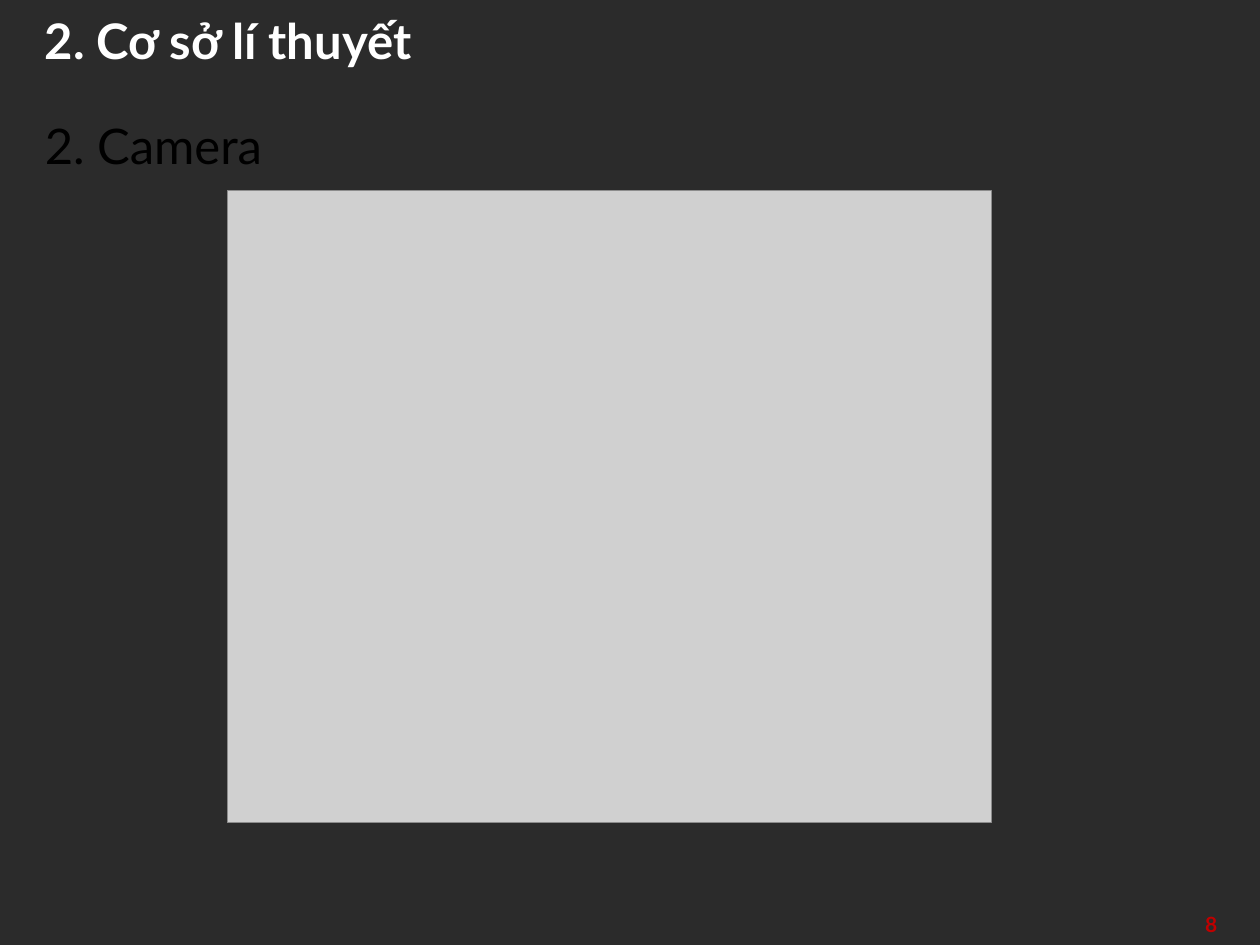
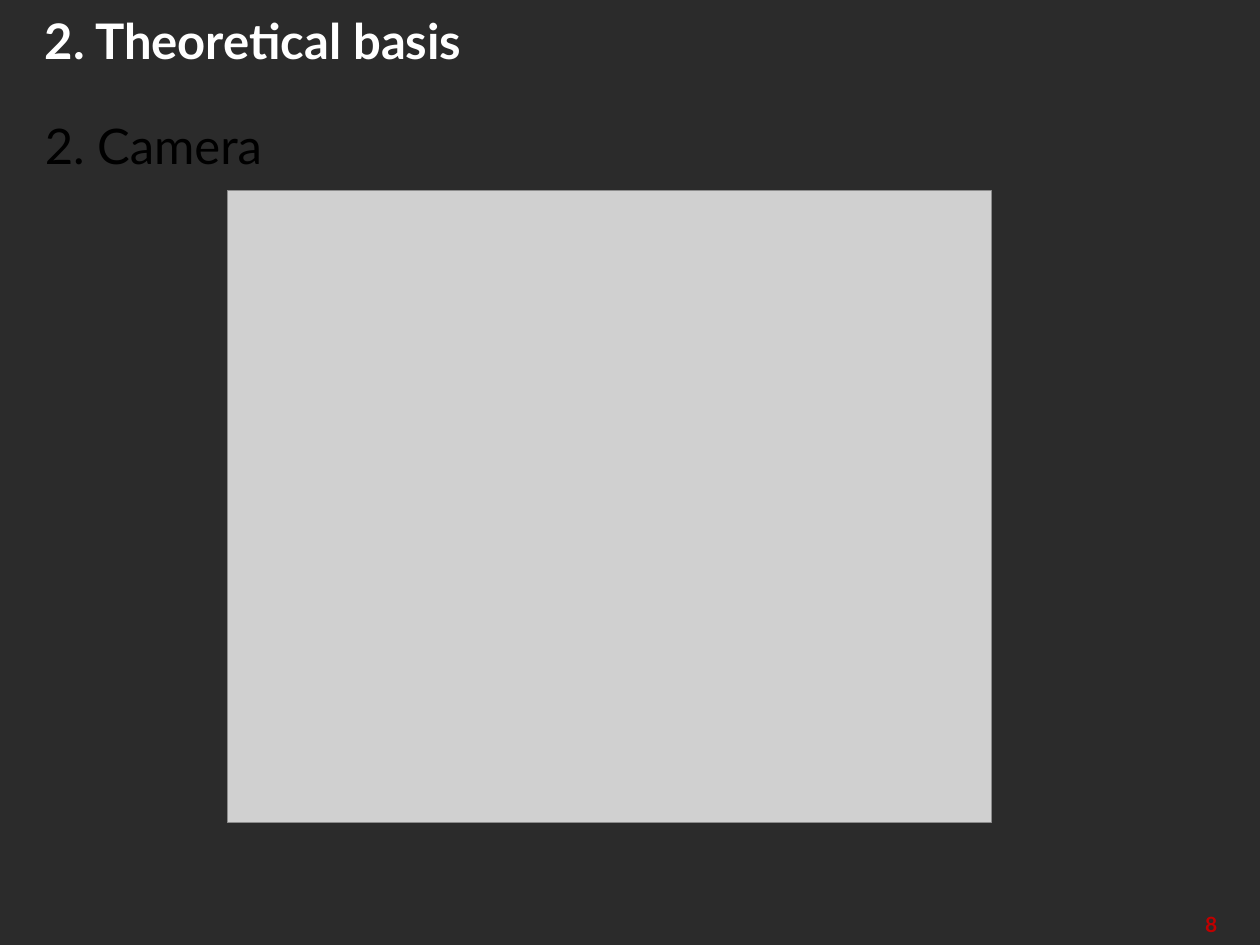
Before and after one commit to KinhLupNe/Path-tracing-Render-CUDA, a slide deck: slide 8 of slide/Tuần 5.pptx. Drawn at 1260x945 pixels with LibreOffice and Linux fonts; fonts in the diff are those of the drawing; grey boxes stand for pictures; background and template pictures are left out; a plain dark background stands for a picture behind light text. Boxes give left, top, right and bottom in pixels: in the first picture for what was removed or moved away, otherwise in the second. Text is boxed around its words. In the diff, an @@ line names an element or a change of style, - is before the commit and + after.

```diff
--- a/slide/Tuần 5.pptx
+++ b/slide/Tuần 5.pptx
@@ title at <box>45,22,461,60</box>: text changed @@
-2. Cơ sở lí thuyết
+2. Theoretical basis
```
Also in this commit, not shown: 7 other slides changed, 2 slides added, 25 other files.
